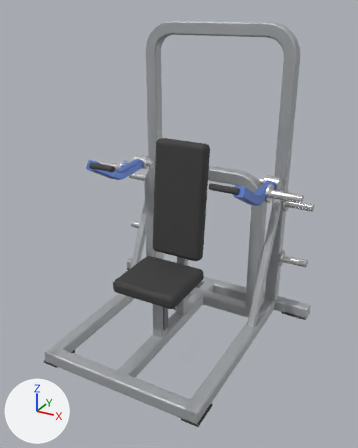
Two versions of the glTF model catalogs/ludus/models/LD-A012/model.glb, one commit apart.
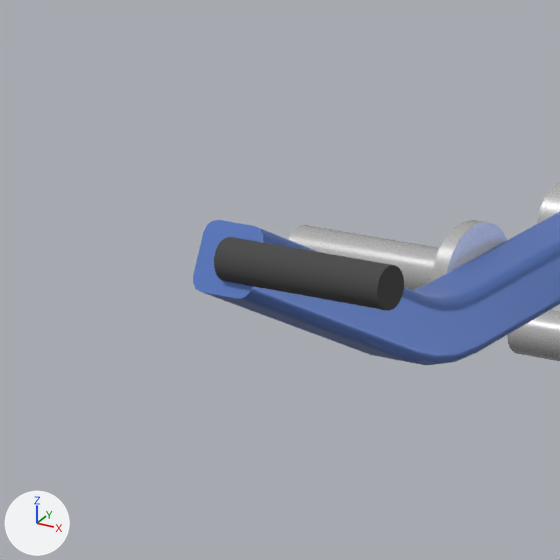
The first picture shows the older version from a 50 mm lens placed at (1.352, -2.365, 1.965), pointed at (0.069, -0.033, 0.799). The close-ups show the older and then the newer version on the part from 17% to 38% of the width and 29% to 46% of the height of that picture. Only the edits that show in the close-ups are written down. Arrows for +X, +Y and +Z are at lower left; the lights stay in place. Where no turn or scale is listed for an object, it has been applied to the vertices.
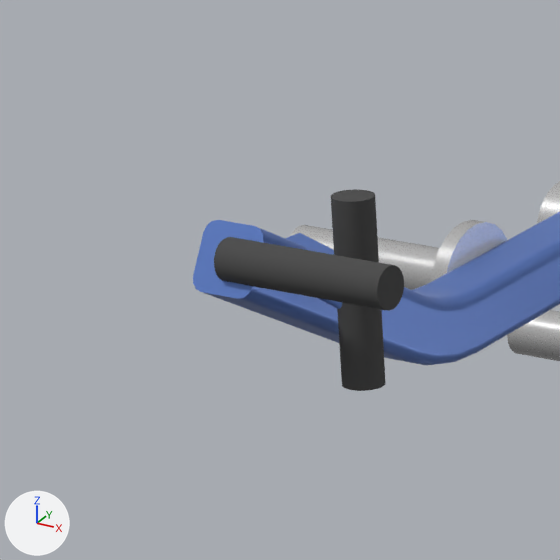
Location of each change, [x1, y1, x2, y2] in pixels of the close-ups (560 x 560 px):
'arm_left_grip_neutral', added
    after: [331, 189, 386, 391]
'Mesh_10.001', added
    after: [285, 233, 342, 309]

The change in detail:
Mesh me_mesh_10_1 is new.
It has 56 vertices, 108 faces and spans x -0.018..0.018, y -0.018..0.018, z -0.5..0.5.
It uses material mat_accent (blue #6283ce).
Object 'arm_left_grip_neutral' (ob_arm_left_grip_neutral) is new; it shows me_mesh_9.
Its parent is ob_arm_left.
Its location is (0.07, -0.473, 0.0832).
Its rotation in degrees is (0, -180, 0).
Its scale is (0.036, 0.036, 0.16).
Object 'Mesh_10.001' (ob_mesh_10_001) is new; it shows me_mesh_10_1.
Its parent is ob_arm_left.
Its location is (0.035, -0.473, 0.0932).
Its rotation in degrees is (-106, 0, -90).
Its scale is (1.0, 1.0, 0.0728).
